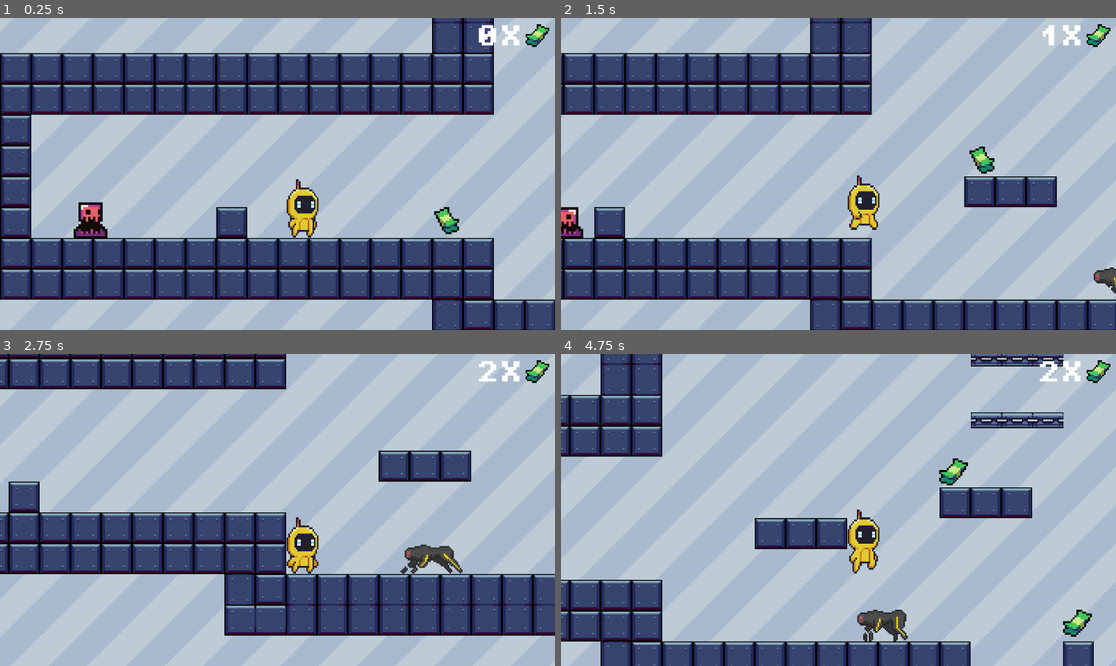
Above: before the commit, frames 1-4 (two rows, left to right).
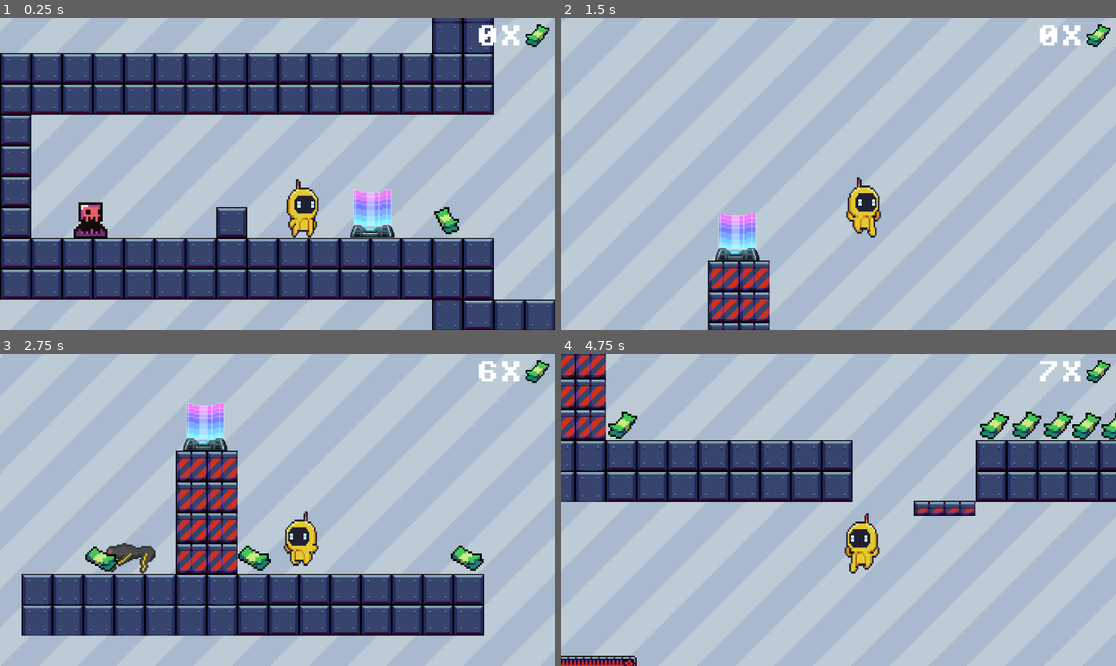
Above: after the commit, the same moments.

Repository: jmisidro/DDJD-PP
Game: Godot game, scene res://scenes/main.tscn
Same seed, same stepped clock (60 frames per second), same inputs: the game is played once before the commit and once after it.
Inputs:
- Up to frame 1 (0.25 s): no input
- Up to frame 2 (1.5 s): hold Right (right) from 0.53 s (still down); tap Space (jump) at 0.77 s
- Up to frame 3 (2.75 s): tap Space (jump) at 1.52 s; release Right (right) at 2.03 s; hold Left (left) from 2.03 s (still down)
- Up to frame 4 (4.75 s): release Left (left) at 2.78 s; hold Right (right) 2.78-4.28 s; tap Space (jump) at 3.02, 3.77, 4.52 s; hold Left (left) from 4.28 s (still down)

The runs differ from the first frame. In frame 1, 1.0% of the frame differs, in the area x 63-72%, y 55-71%; in frame 2, 34%; in frame 3, 37%, in the area x 0-100%, y 0-91%; in frame 4, 36%.

Commit message:
implemented portals

Diff:
--- /dev/null
+++ b/artifact-odyssey/portal.gd
@@ -0,0 +1,9 @@
+extends Area2D
+class_name Portal
+
+@export var target_portal: Portal
+
+func _on_body_entered(body: Node2D) -> void:
+	print(body)
+	if (target_portal):
+		body.position = target_portal.position
--- a/artifact-odyssey/project.godot
+++ b/artifact-odyssey/project.godot
@@ -41,6 +41,11 @@
 ]
 }
 
+[layer_names]
+
+2d_physics/layer_1="World"
+2d_physics/layer_2="Player"
+
 [physics]
 
 2d/default_gravity=2500.0
--- a/artifact-odyssey/scenes/main.tscn
+++ b/artifact-odyssey/scenes/main.tscn
@@ -19,6 +19,7 @@
 [ext_resource type="PackedScene" uid="uid://dome1ejnl53s5" path="res://scenes/slime.tscn" id="18_jmigi"]
 [ext_resource type="Script" path="res://killzone.gd" id="18_mtery"]
 [ext_resource type="PackedScene" uid="uid://ch5cjyndugxdb" path="res://scenes/robo_dog.tscn" id="19_sseh7"]
+[ext_resource type="PackedScene" uid="uid://bnp3rxl8qykgo" path="res://scenes/portal.tscn" id="20_sdjds"]
 
 [sub_resource type="TileSetAtlasSource" id="TileSetAtlasSource_n3cq3"]
 texture = ExtResource("6_58qq1")
@@ -834,3 +835,12 @@
 
 [node name="Transporter" parent="." instance=ExtResource("13_ujmwp")]
 position = Vector2(1888, 145)
+
+[node name="Portal" parent="." node_paths=PackedStringArray("target_portal") instance=ExtResource("20_sdjds")]
+position = Vector2(204, 210)
+collision_mask = 2
+target_portal = NodePath("../Portal2")
+
+[node name="Portal2" parent="." instance=ExtResource("20_sdjds")]
+position = Vector2(1797, -685)
+collision_mask = 2
--- /dev/null
+++ b/artifact-odyssey/scenes/portal.tscn
@@ -0,0 +1,21 @@
+[gd_scene load_steps=4 format=3 uid="uid://bnp3rxl8qykgo"]
+
+[ext_resource type="Script" path="res://portal.gd" id="1_qryrl"]
+[ext_resource type="Texture2D" uid="uid://ugx17n8jdja0" path="res://assets/objects/portal.png" id="1_qxrab"]
+
+[sub_resource type="RectangleShape2D" id="RectangleShape2D_0udmr"]
+size = Vector2(68, 90)
+
+[node name="Portal" type="Area2D"]
+script = ExtResource("1_qryrl")
+
+[node name="Sprite2D" type="Sprite2D" parent="."]
+position = Vector2(56, 58)
+scale = Vector2(1.71875, 1.71875)
+texture = ExtResource("1_qxrab")
+
+[node name="CollisionShape2D" type="CollisionShape2D" parent="."]
+position = Vector2(56, 64)
+shape = SubResource("RectangleShape2D_0udmr")
+
+[connection signal="body_entered" from="." to="." method="_on_body_entered"]
Binary file added: artifact-odyssey/assets/objects/portal.png
Not shown, added: artifact-odyssey/assets/objects/portal.png.import
Not shown: 1 places in artifact-odyssey/scenes/main.tscn that only renumber resources
